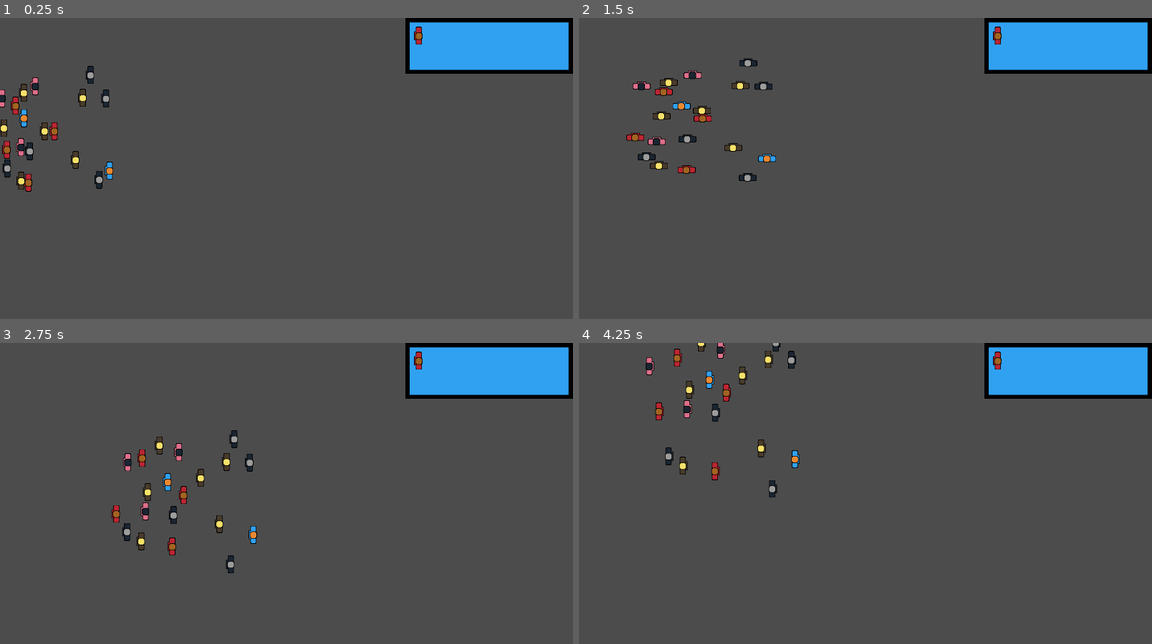
Above: before the commit, frames 1-4 (two rows, left to right).
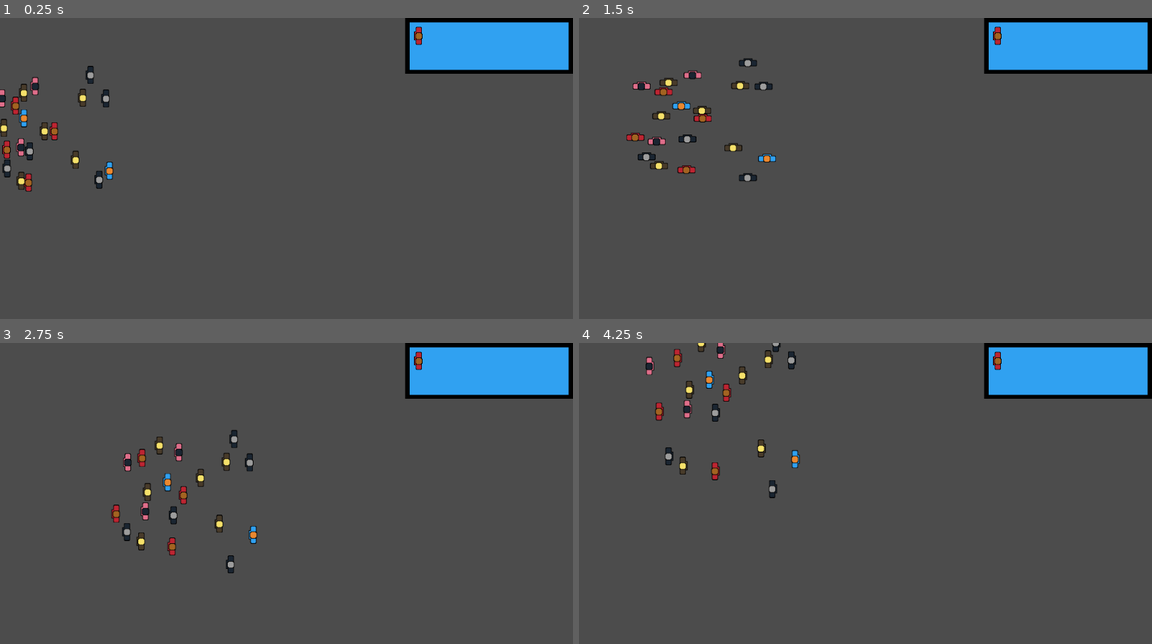
Above: after the commit, the same moments.

Repository: Robimy-gry/QGJ
Game: Godot game, scene res://World.tscn
Same seed, same stepped clock (60 frames per second), same inputs: the game is played once before the commit and once after it.
Inputs:
- Up to frame 1 (0.25 s): no input
- Up to frame 2 (1.5 s): tap Enter at 0.5 s; hold Right (ui_right) 0.53-1.28 s; tap Space (ui_select) at 0.77 s; hold Down (ui_down) from 1.28 s (still down)
- Up to frame 3 (2.75 s): tap Space (ui_select) at 1.52 s; release Down (ui_down) at 2.03 s; hold Right (ui_right) from 2.03 s (still down)
- Up to frame 4 (4.25 s): release Right (ui_right) at 2.78 s; hold Up (ui_up) 2.78-3.53 s; tap Space (ui_select) at 3.02, 3.77 s; hold Left (ui_left) from 3.53 s (still down)

The runs differ from the first frame. In frame 1, 0.2% of the frame differs, in the area x 0-74%, y 0-58%; in frame 2, 0.2%; in frame 3, 0.3%, in the area x 19-74%, y 0-71%; in frame 4, 0.3%.

Commit message:
People count update in GUI

Diff:
--- a/Obstacle.gd
+++ b/Obstacle.gd
@@ -26,3 +26,4 @@
 func _on_Obstacle_body_entered(body):
 	if body.is_in_group("Player"):
 		body._die()
+		get_tree().call_group("World", "people_update")
--- a/World.gd
+++ b/World.gd
@@ -31,3 +31,7 @@
 
 func score_bonus():
 	_score += people_count
+
+func people_update():
+	people_count -= 1
+	update_GUI()
--- a/project.godot
+++ b/project.godot
@@ -23,11 +23,7 @@
 
 UserData="*res://addons/github-integration/scripts/user_data.gd"
 IconLoaderGithub="*res://addons/github-integration/scripts/IconLoaderGithub.gd"
-
-[display]
-
-window/stretch/mode="2d"
-window/stretch/aspect="keep"
+Music="*res://Music.tscn"
 
 [editor_plugins]
 
Not shown: 3 places in GUI.tscn that only renumber resources
